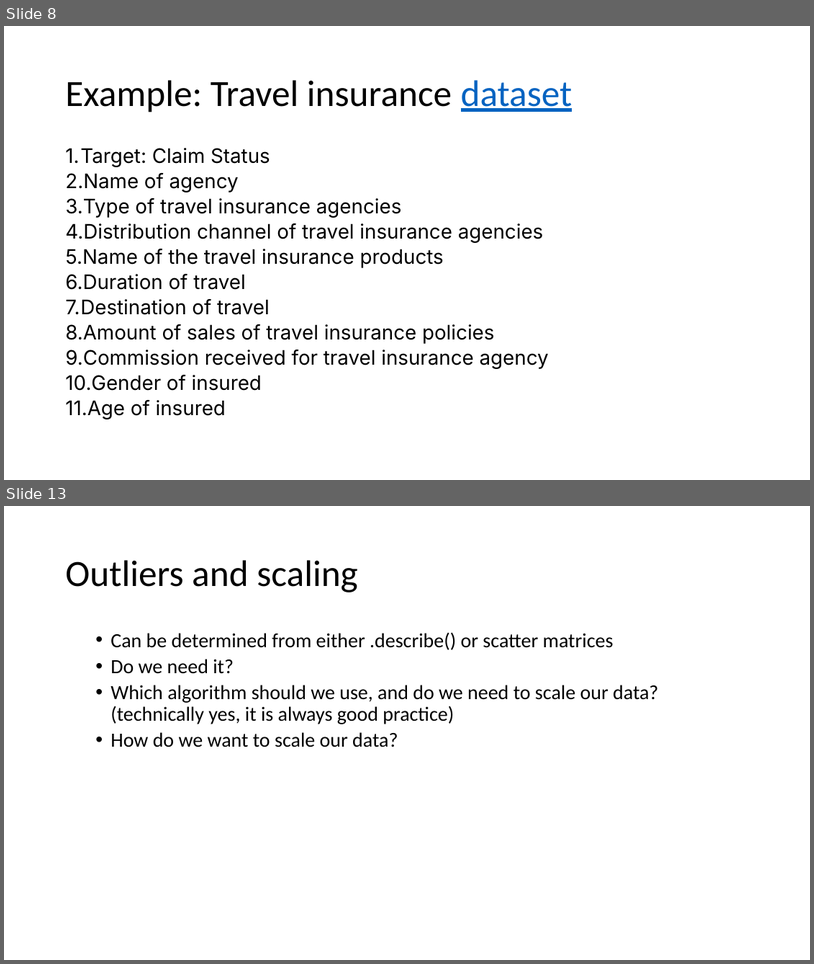
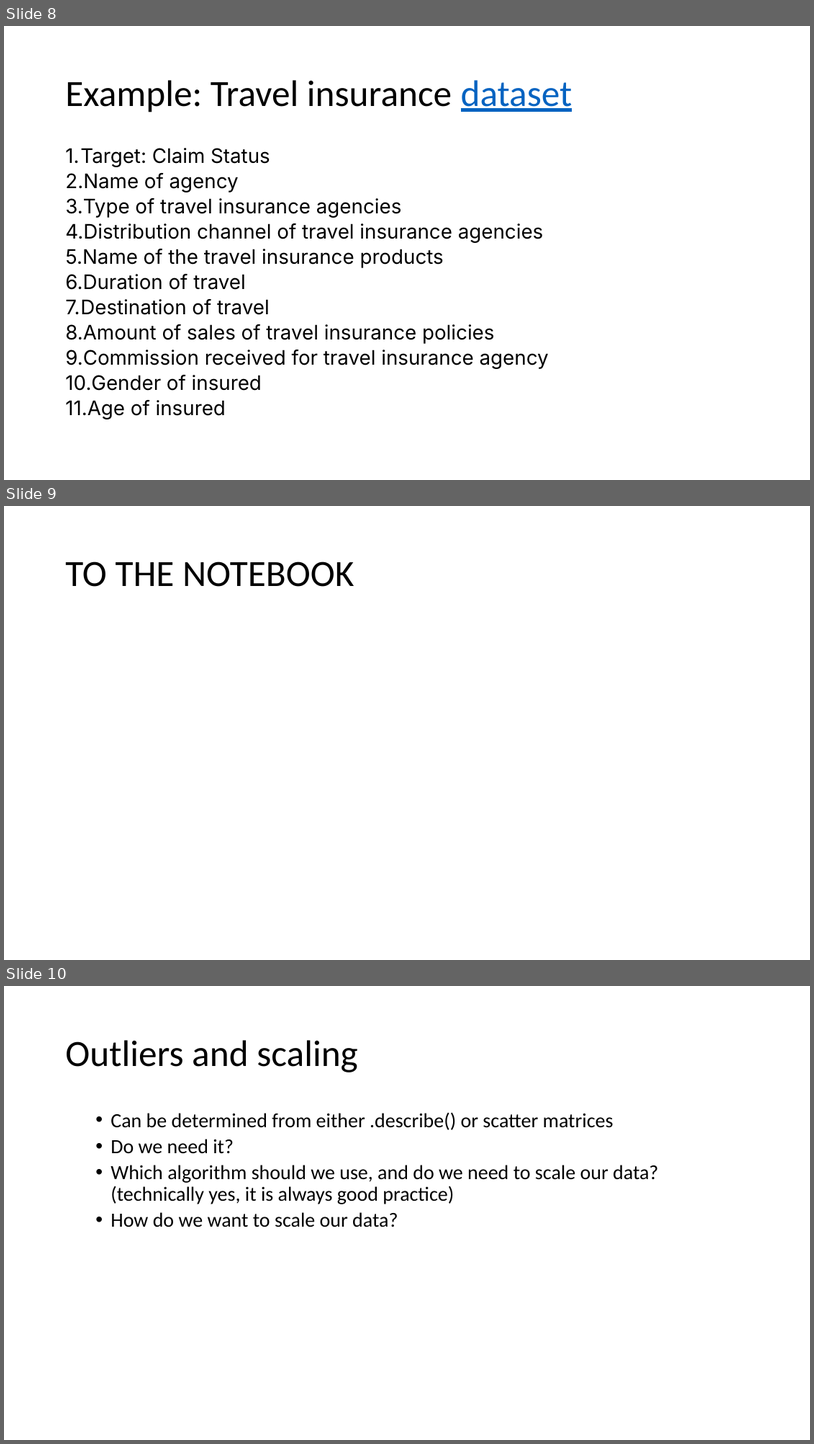
Before and after one commit to jtsw1990/datascience-eda-prezo, a slide deck: Problem Formulation & EDA.pptx. Shown one above the other, each under a label of ours: slides 8 and 13 before the commit, slides 8, 9 and 10 after it; the slides between them are not shown. The pictures are 814x964 and 814x1444 pixels, drawn with LibreOffice and Linux fonts; fonts in the diff are those of the drawing. Boxes give left, top, right and bottom in pixels: in the first picture for what was removed or moved away, otherwise in the second. Text is boxed around its words. In the diff, an @@ line names an element or a change of style, - is before the commit and + after.

```diff
--- a/Problem Formulation & EDA.pptx
+++ b/Problem Formulation & EDA.pptx
@@ slide 9 added at (4,506,810,960), background #FFFFFF @@
@@ title added at (65,561,354,587), 44 pt, text #000000 @@
+TO THE NOTEBOOK
@@ what was slide 13 is now slide 10 @@
```
Also in this commit, not shown: 1 other slide added, 5 slides removed, 3 other files.
